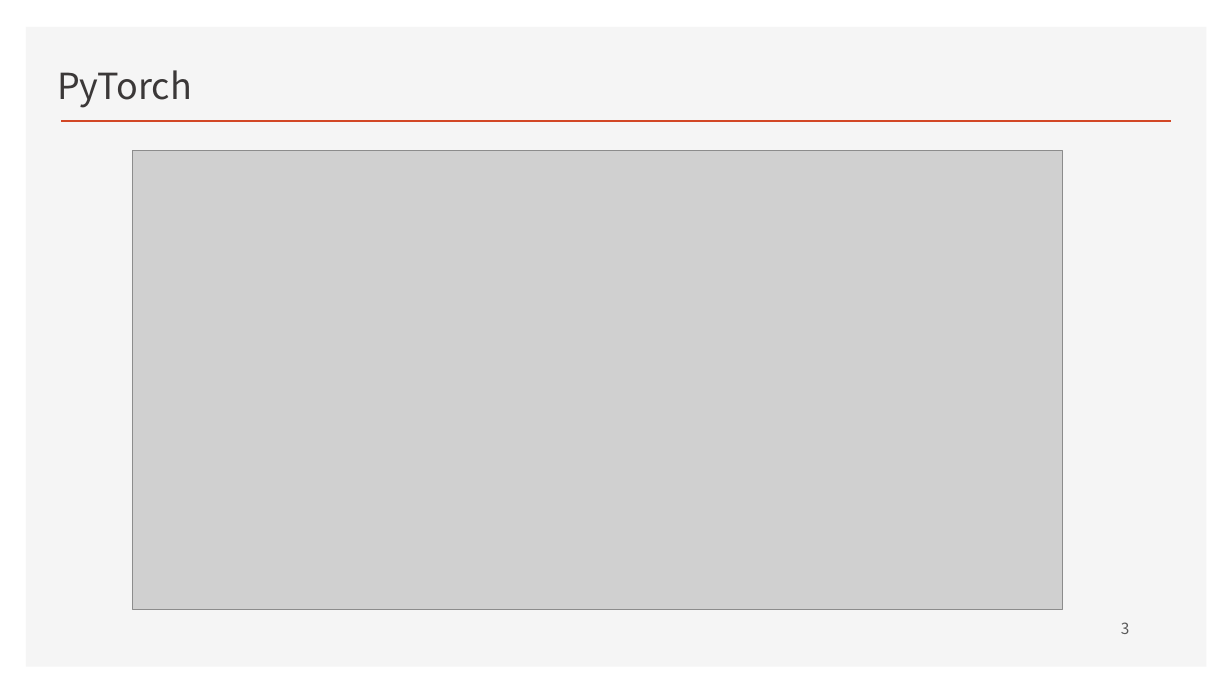
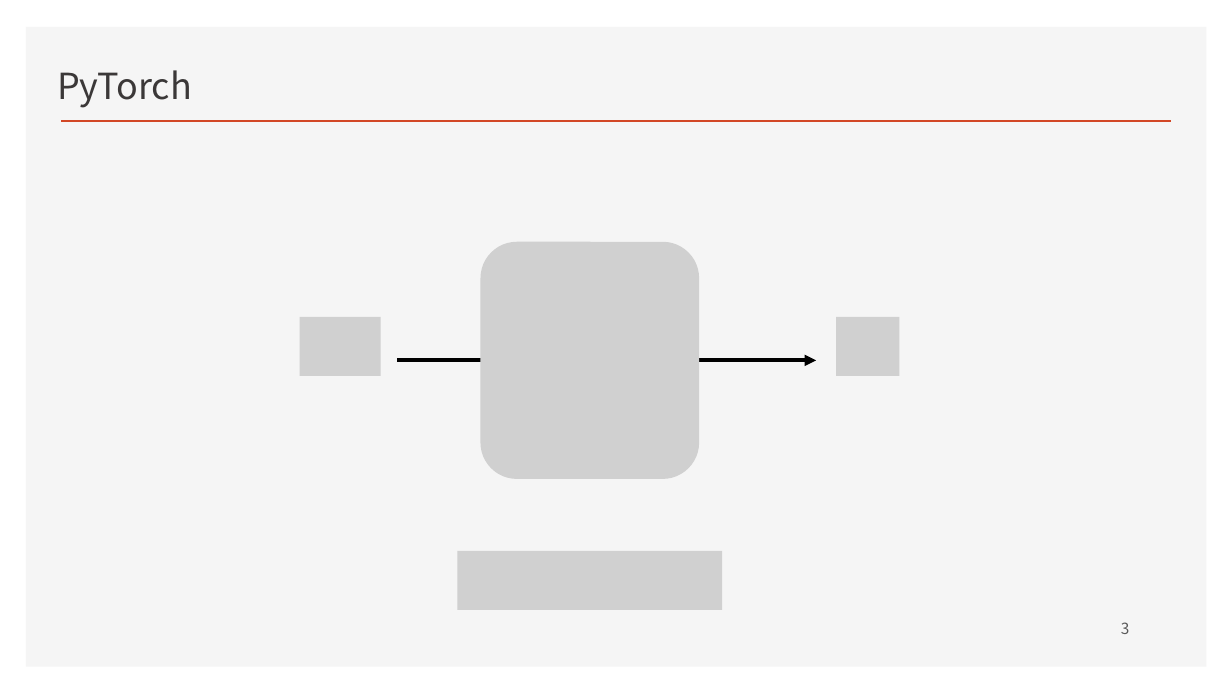
Before and after one commit to ancestor9/2026_Fall_Deep-Learning-with-Python, a slide deck: slide 3 of CNN.pptx. Drawn at 1232x693 pixels with LibreOffice and Linux fonts; fonts in the diff are those of the drawing; grey boxes stand for pictures; background and template pictures are left out. Boxes give left, top, right and bottom in pixels: in the first picture for what was removed or moved away, otherwise in the second. Text is boxed around its words. In the diff, an @@ line names an element or a change of style, - is before the commit and + after.

```diff
--- a/CNN.pptx
+++ b/CNN.pptx
@@ picture removed at <box>133,151,1063,610</box> @@
@@ picture added at <box>481,242,700,480</box> @@
@@ picture added at <box>299,317,381,376</box> @@
@@ picture added at <box>836,317,899,376</box> @@
@@ arrow added from (397, 360) to (816, 360), #000000 3 pt @@
@@ picture added at <box>457,551,723,610</box> @@
```
Also in this commit, not shown: 2 slides added.
